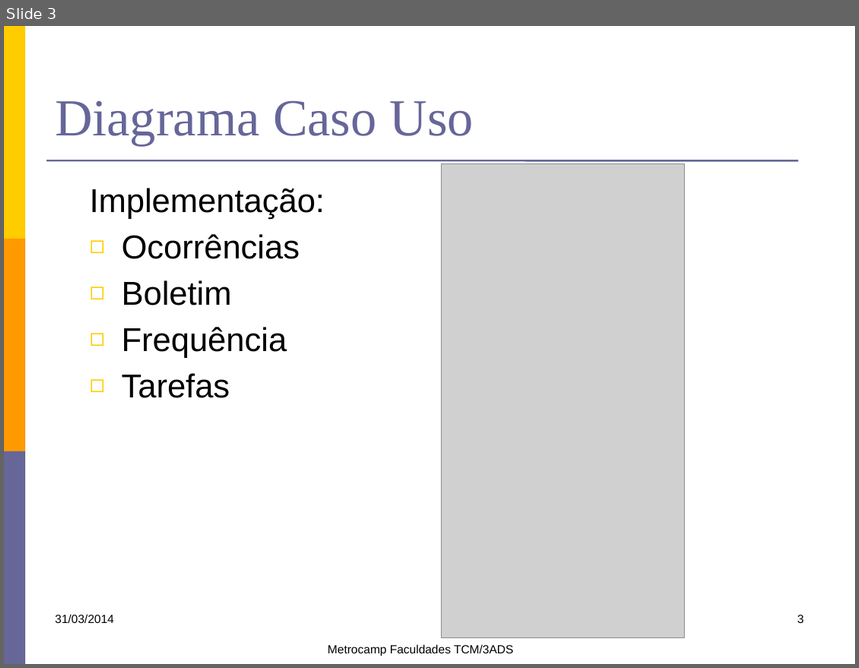
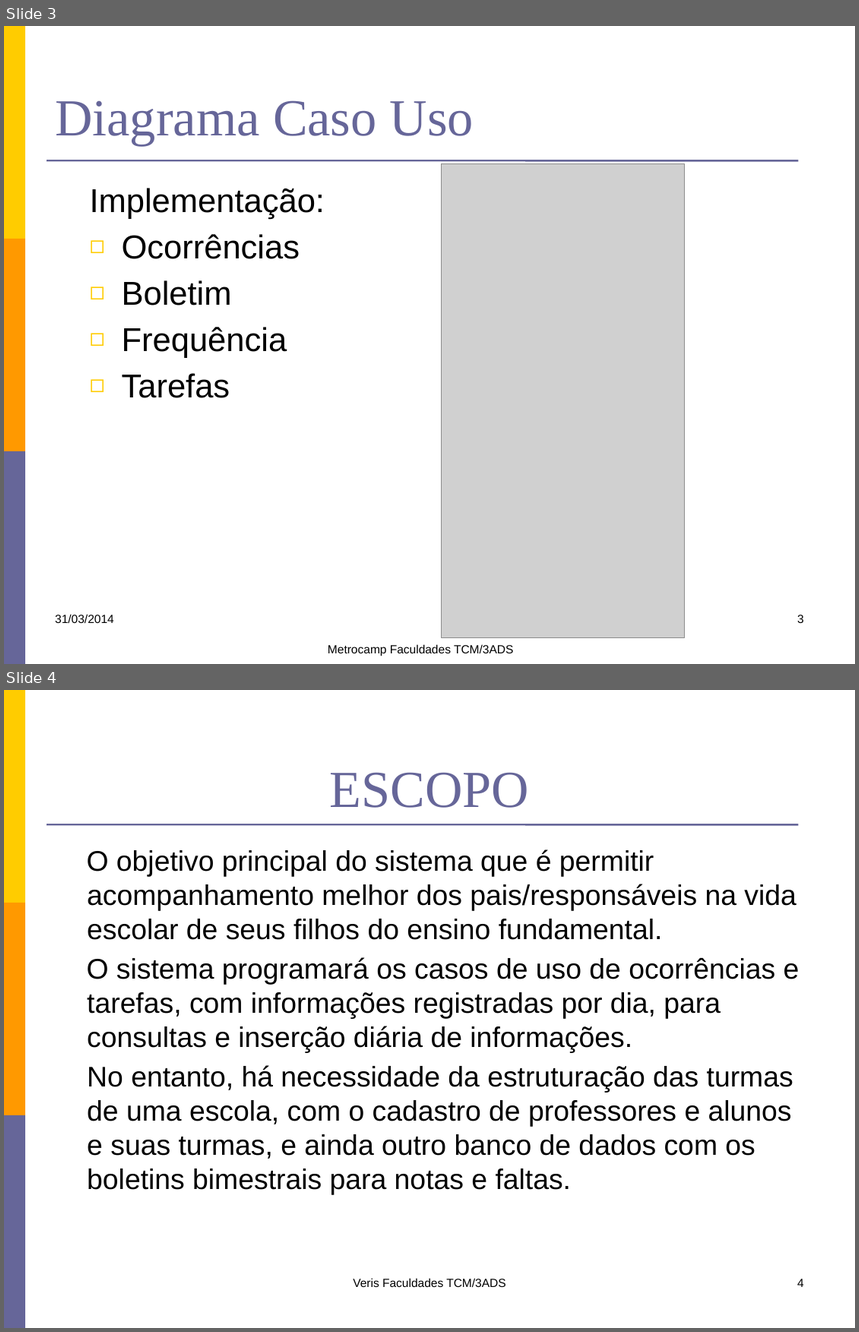
Before and after one commit to lfernandobra/pi5g1s14, a slide deck: documentacao/G5_Apresentacao1sem2014.pptx. Shown one above the other, each under a label of ours: slide 3 before the commit, slides 3 and 4 after it. The pictures are 859x668 and 859x1332 pixels, drawn with LibreOffice and Linux fonts; fonts in the diff are those of the drawing; grey boxes stand for pictures. Boxes give left, top, right and bottom in pixels: in the first picture for what was removed or moved away, otherwise in the second. Text is boxed around its words. In the diff, an @@ line names an element or a change of style, - is before the commit and + after.

Commit message:
Falta atualizar a lista de tabelas, e mais algumas coisas

```diff
--- a/documentacao/G5_Apresentacao1sem2014.pptx
+++ b/documentacao/G5_Apresentacao1sem2014.pptx
@@ slide 4 added at box(4, 690, 855, 1328), background #FFFFFF; not listed: 4 template elements that a slide beside it also shows @@
@@ title added at box(330, 772, 529, 808), 44 pt, text #666699 @@
+ESCOPO
@@ text added at box(87, 850, 800, 1195), 24 pt, text #000000 @@
+O objetivo principal do sistema que é permitir acompanhamento melhor dos pais/responsáveis na vida escolar de seus filhos do ensino fundamental.
+O sistema programará os casos de uso de ocorrências e tarefas, com informações registradas por dia, para consultas e inserção diária de informações.
+No entanto, há necessidade da estruturação das turmas de uma escola, com o cadastro de professores e alunos e suas turmas, e ainda outro banco de dados com os boletins bimestrais para notas e faltas.
@@ text added at box(353, 1278, 506, 1287), 10 pt, text #000000 @@
+Veris Faculdades TCM/3ADS
@@ page number added at box(797, 1279, 804, 1287), 10 pt, text #000000 @@
+4
```
Also in this commit, not shown: 1 slide changed.
